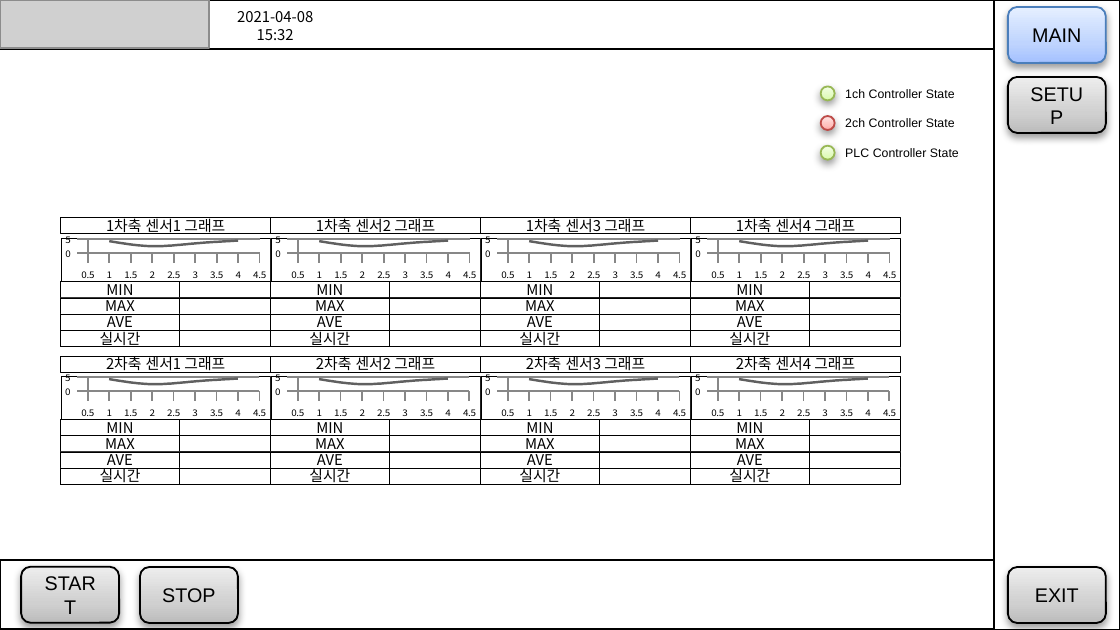
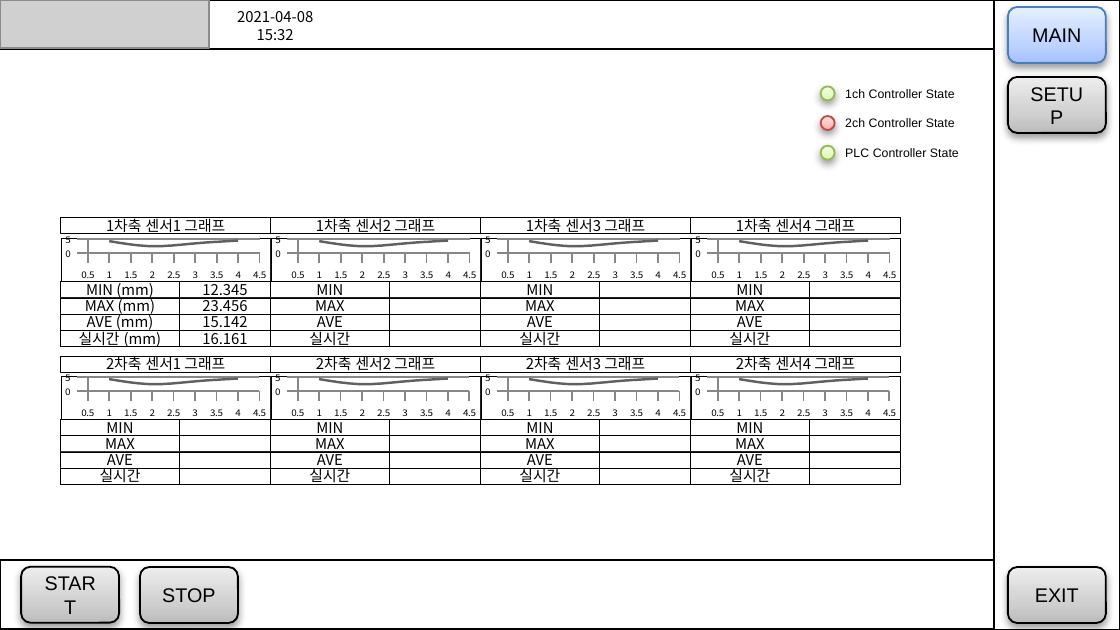
Before and after one commit to japgo/SensorGraph, a slide deck: slide 1 of UI.pptx. Drawn at 1120x630 pixels with LibreOffice and Linux fonts; fonts in the diff are those of the drawing; grey boxes stand for pictures. Boxes give left, top, right and bottom in pixels: in the first picture for what was removed or moved away, otherwise in the second. Text is boxed around its words. In the diff, an @@ line names an element or a change of style, - is before the commit and + after.

Commit message:
ui 컨셉 수정 중.

```diff
--- a/UI.pptx
+++ b/UI.pptx
@@ text in rectangle at (x1=85, y1=297, x2=155, y2=316): text changed @@
-MAX
+MAX (mm)
@@ text in rectangle at (x1=86, y1=281, x2=153, y2=299): text changed @@
-MIN
+MIN (mm)
@@ rectangle "12.345" resized from (x1=60, y1=281, x2=270, y2=297) to (x1=180, y1=281, x2=270, y2=297) @@
@@ rectangle "23.456" resized from (x1=60, y1=299, x2=270, y2=315) to (x1=180, y1=299, x2=270, y2=315) @@
@@ text in rectangle at (x1=202, y1=281, x2=247, y2=299): text added @@
+12.345
@@ text in rectangle at (x1=202, y1=297, x2=247, y2=315): text added @@
+23.456
@@ text in rectangle at (x1=79, y1=329, x2=161, y2=347): text changed @@
-실시간
+실시간 (mm)
@@ text in rectangle at (x1=87, y1=313, x2=153, y2=332): text changed @@
-AVE
+AVE (mm)
@@ rectangle "15.142" resized from (x1=60, y1=315, x2=270, y2=331) to (x1=180, y1=315, x2=270, y2=331) @@
@@ text in rectangle at (x1=202, y1=314, x2=247, y2=331): text added @@
+15.142
@@ rectangle "16.161" resized from (x1=60, y1=331, x2=270, y2=347) to (x1=180, y1=331, x2=270, y2=347) @@
@@ text in rectangle at (x1=202, y1=330, x2=247, y2=347): text added @@
+16.161
```
